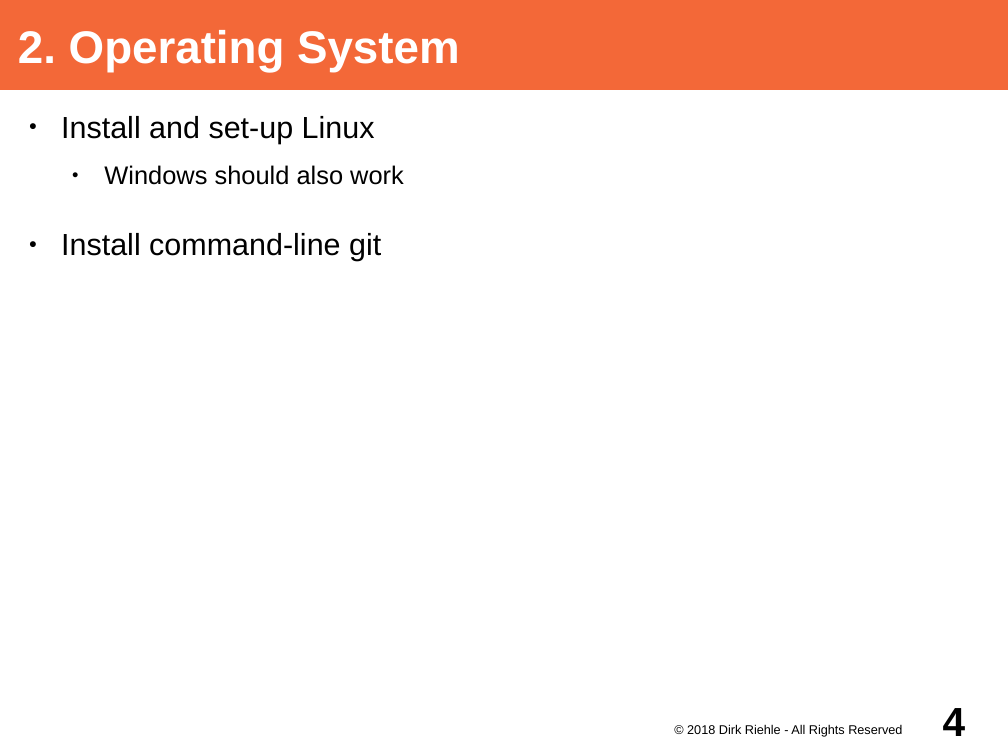
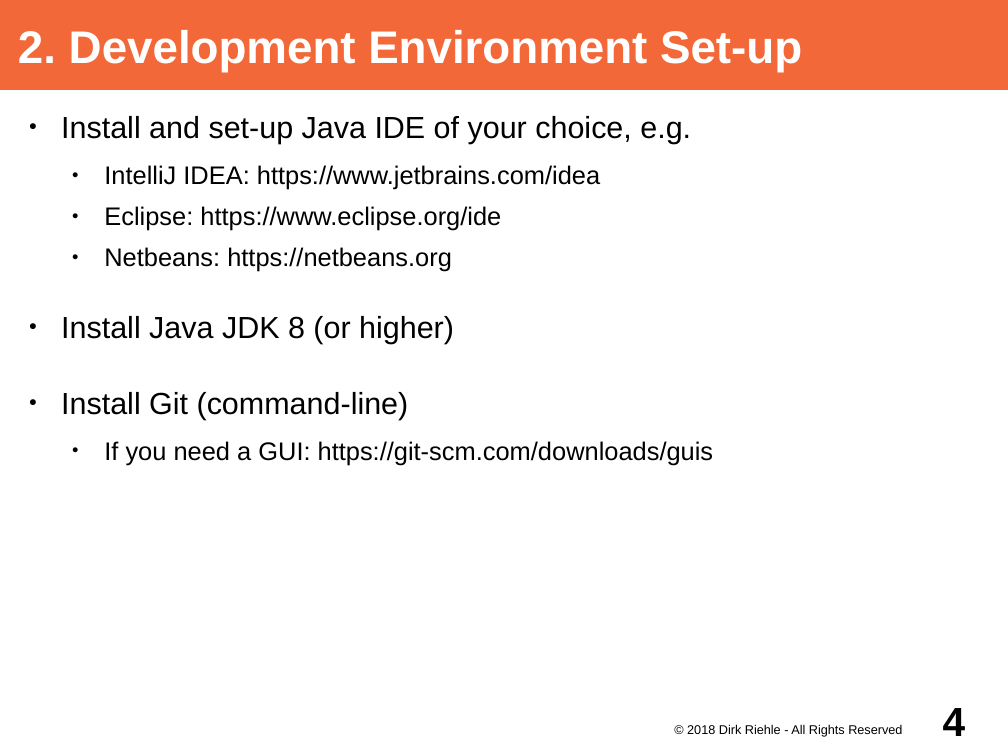
Before and after one commit to dirkriehle/adap-course, a slide deck: slide 4 of Lecture slides/ADAP A03 - Project Set-up.odp. Drawn at 1008x756 pixels with LibreOffice and Linux fonts; fonts in the diff are those of the drawing. Boxes give left, top, right and bottom in pixels: in the first picture for what was removed or moved away, otherwise in the second. Text is boxed around its words. In the diff, an @@ line names an element or a change of style, - is before the commit and + after.

```diff
--- a/Lecture slides/ADAP A03 - Project Set-up.odp
+++ b/Lecture slides/ADAP A03 - Project Set-up.odp
@@ title at box(18, 30, 802, 72): text changed @@
-2. Operating System
+2. Development Environment Set-up
@@ text at box(61, 116, 714, 465): text changed; size 24 to 20 pt @@
-● Install and set-up Linux
-  ● Windows should also work
-● Install command-line git
+● Install and set-up Java IDE of your choice, e.g.
+  ● IntelliJ IDEA: https://www.jetbrains.com/idea
+  ● Eclipse: https://www.eclipse.org/ide
+  ● Netbeans: https://netbeans.org
+● Install Java JDK 8 (or higher)
+● Install Git (command-line)
+  ● If you need a GUI: https://git-scm.com/downloads/guis
```
Also in this commit, not shown: 6 other slides changed, 1 slide added, 3 slides removed, 17 other files.
